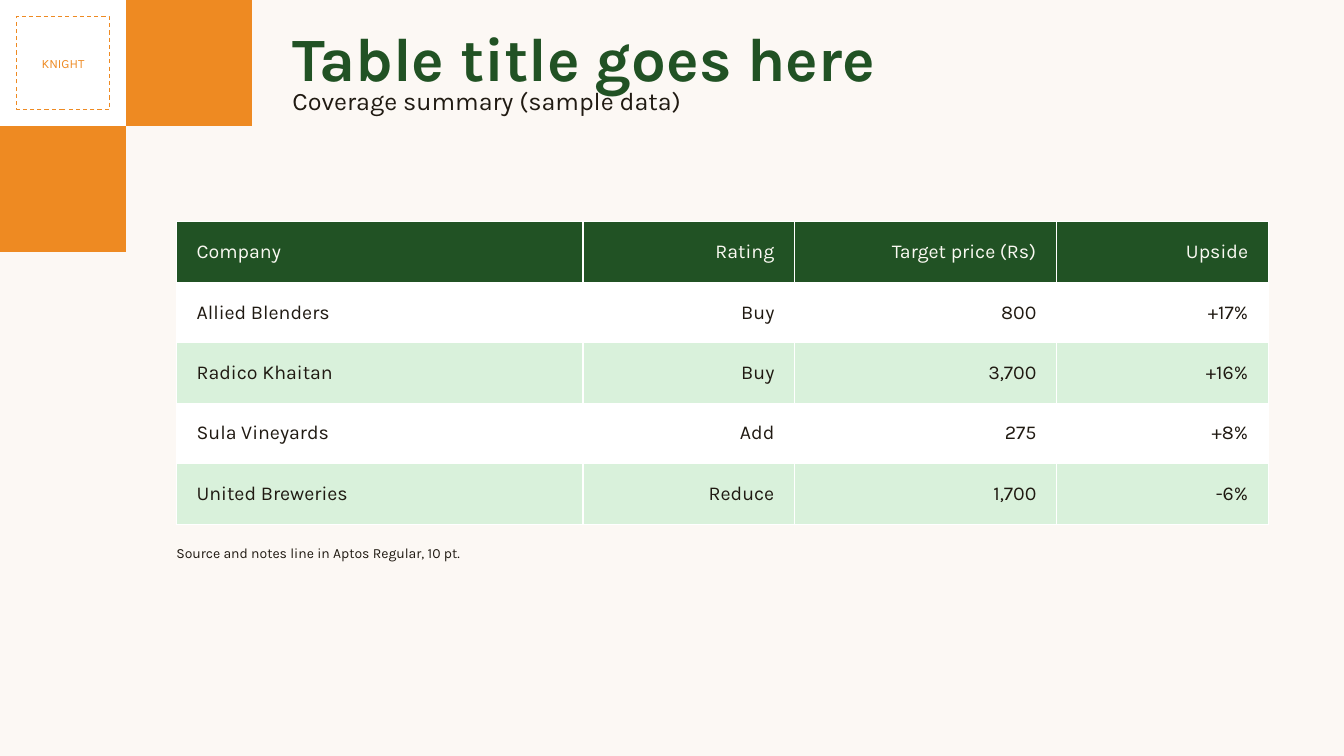
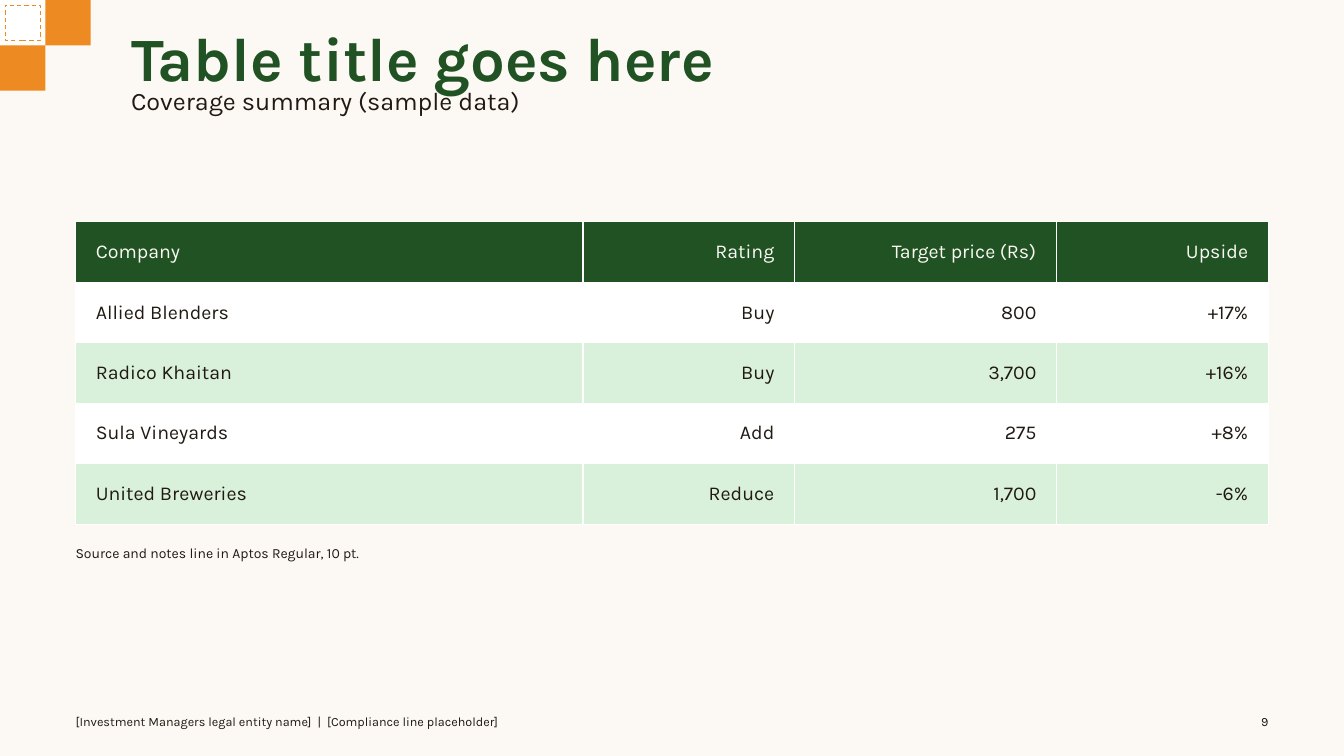
Before and after one commit to soumyakarwa/emkay-ppt-templates, a slide deck: slide 9 of Emkay_Investment_Managers_Template.pptx. Drawn at 1344x756 pixels with LibreOffice and Linux fonts; fonts in the diff are those of the drawing. Boxes give left, top, right and bottom in pixels: in the first picture for what was removed or moved away, otherwise in the second. Text is boxed around its words. In the diff, an @@ line names an element or a change of style, - is before the commit and + after.

Commit message:
title is looking odd

```diff
--- a/Emkay_Investment_Managers_Template.pptx
+++ b/Emkay_Investment_Managers_Template.pptx
@@ rectangle: place and size @@
-rectangle at bbox=[0, 0, 126, 126]
+rectangle at bbox=[0, 0, 45, 45]
@@ rectangle: place and size @@
-rectangle at bbox=[16, 16, 109, 109]
+rectangle at bbox=[5, 5, 40, 40]
@@ rectangle: place and size @@
-rectangle at bbox=[126, 0, 252, 126]
+rectangle at bbox=[45, 0, 91, 45]
@@ text "Table title goes here": place and size @@
-text "Table title goes here" at bbox=[292, 37, 875, 96]
+text "Table title goes here" at bbox=[131, 37, 714, 96]
@@ rectangle: place and size @@
-rectangle at bbox=[0, 126, 126, 252]
+rectangle at bbox=[0, 45, 45, 91]
@@ text in rectangle at bbox=[42, 60, 85, 68]: text removed @@
-KNIGHT
@@ text "Coverage summary (sample data)": place and size @@
-text "Coverage summary (sample data)" at bbox=[292, 88, 681, 116]
+text "Coverage summary (sample data)" at bbox=[131, 88, 519, 116]
@@ table: place and size @@
-table at bbox=[176, 222, 1268, 524]
+table at bbox=[76, 222, 1268, 524]
@@ text "Source and notes line in ...": place and size @@
-text "Source and notes line in ..." at bbox=[176, 548, 460, 562]
+text "Source and notes line in ..." at bbox=[76, 548, 359, 562]
@@ text added at bbox=[76, 716, 498, 729], 9 pt, text #201A12 @@
+[Investment Managers legal entity name] | [Compliance line placeholder]
@@ page number added at bbox=[1261, 718, 1268, 726], 9 pt, text #201A12 @@
+9
```
Also in this commit, not shown: 13 other slides changed, 3 other files.
